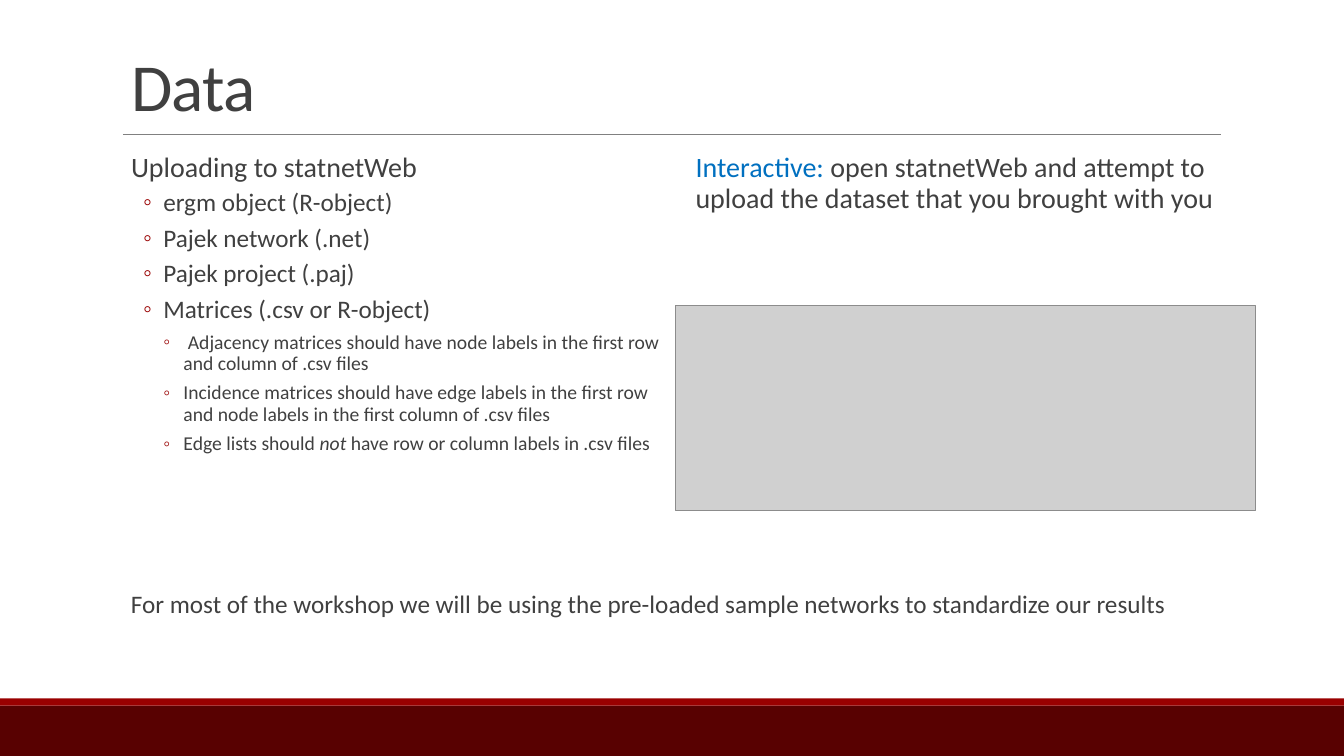
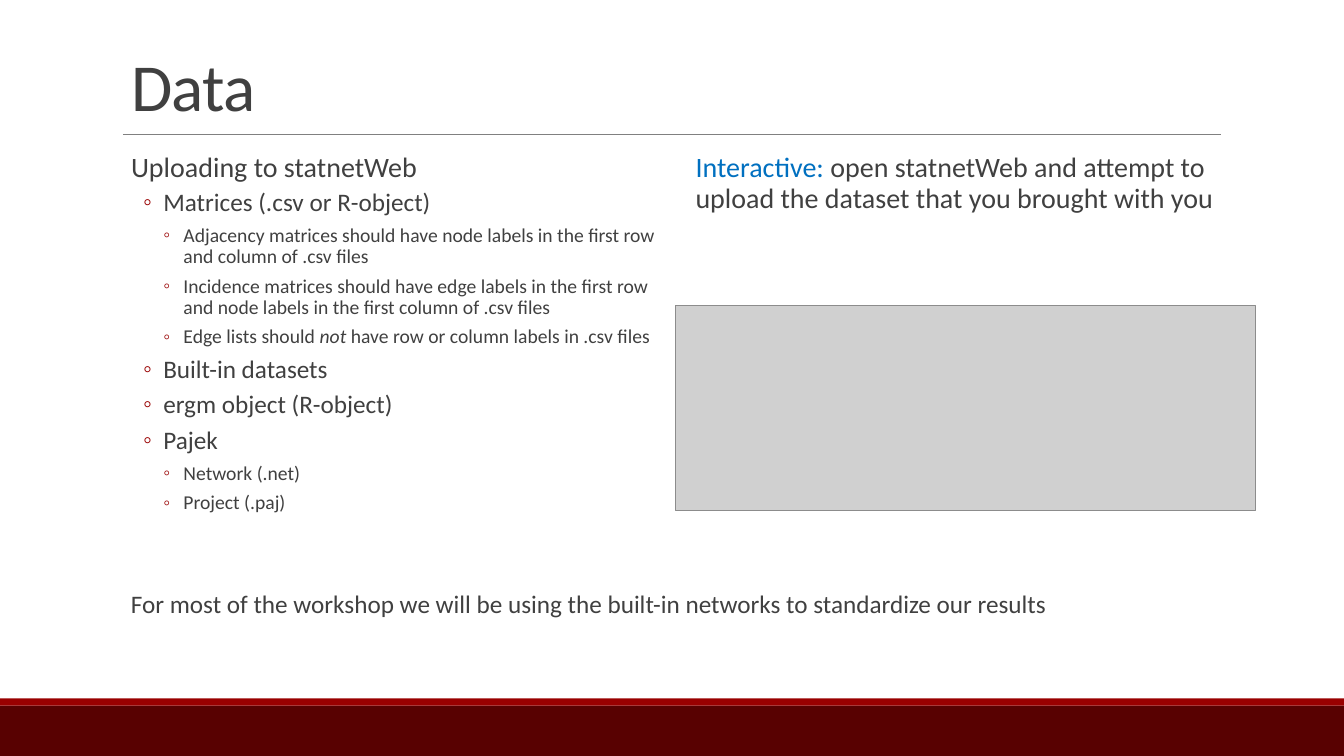
Before and after one commit to ebey/sunbelt2015, a slide deck: slide 8 of statnetWeb_slides.pptx (slide 7 before the commit). Drawn at 1344x756 pixels with LibreOffice and Linux fonts; fonts in the diff are those of the drawing; grey boxes stand for pictures. Boxes give left, top, right and bottom in pixels: in the first picture for what was removed or moved away, otherwise in the second. Text is boxed around its words. In the diff, an @@ line names an element or a change of style, - is before the commit and + after.

```diff
--- a/statnetWeb_slides.pptx
+++ b/statnetWeb_slides.pptx
@@ text at bbox=[163, 193, 393, 287]: paragraphs removed @@
-  ◦ ergm object (R-object)
-  ◦ Pajek network (.net)
-  ◦ Pajek project (.paj)
@@ text at bbox=[163, 360, 393, 513]: paragraphs added @@
+  ◦ Built-in datasets
+  ◦ ergm object (R-object)
+  ◦ Pajek
+    ◦ Network (.net)
+    ◦ Project (.paj)
@@ text at bbox=[131, 595, 1046, 618]: text changed @@
-For most of the workshop we will be using the pre-loaded sample networks to standardize our results
+For most of the workshop we will be using the built-in networks to standardize our results
```
Also in this commit, not shown: 5 other slides changed, 3 slides added, 2 other files.
